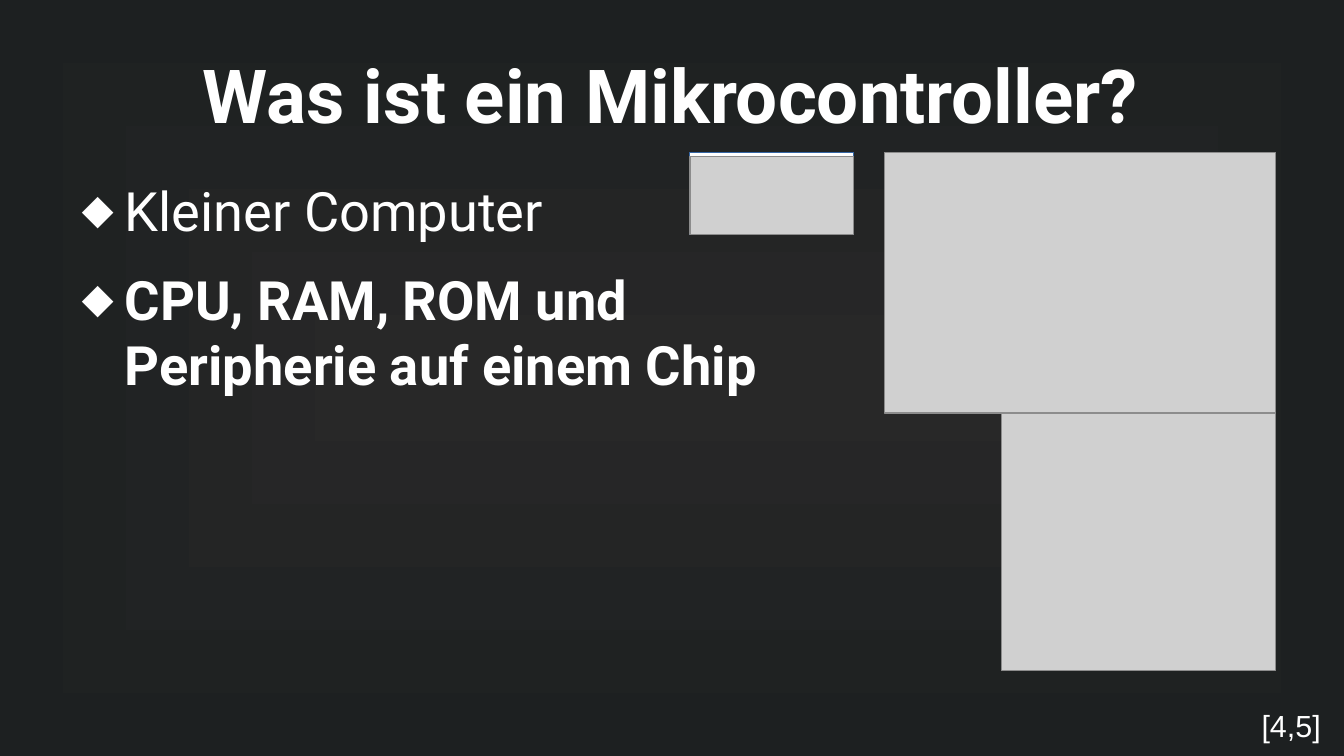
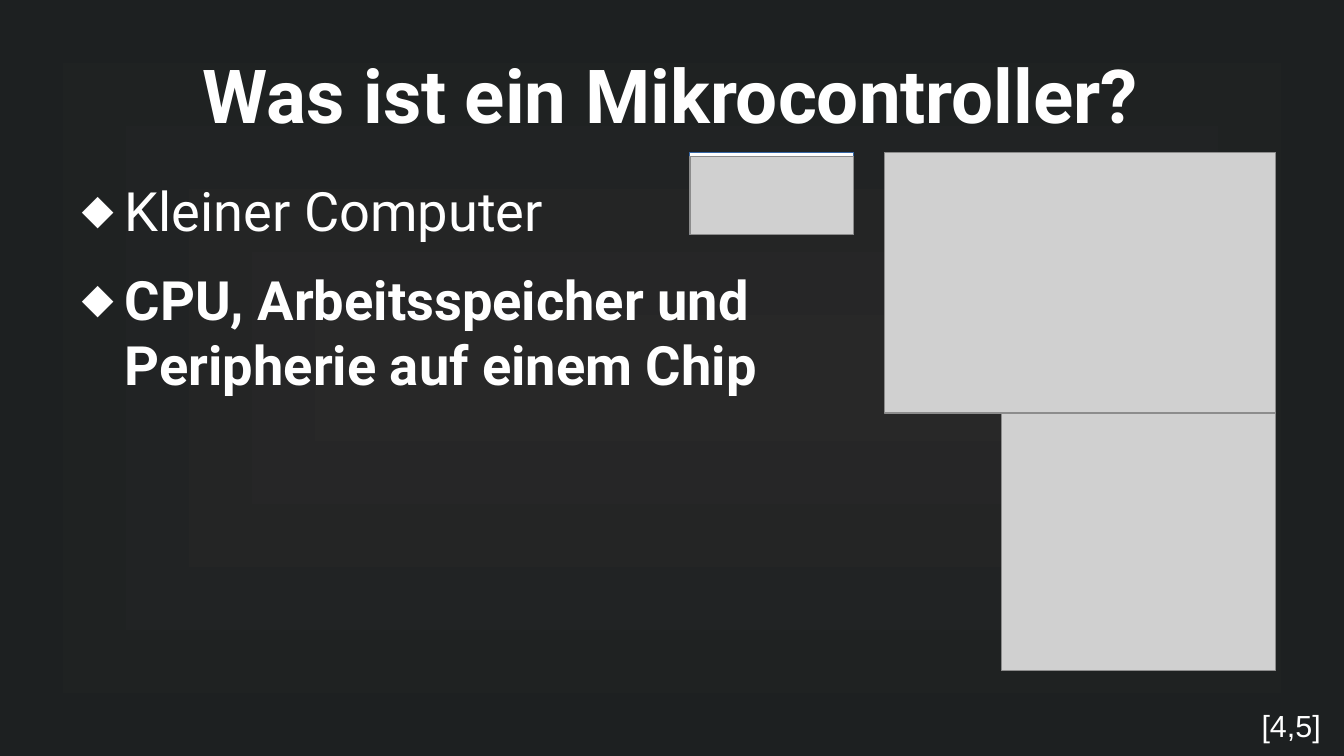
Before and after one commit to MuffinKran24/IMP_GFS, a slide deck: slide 5 of Mikrocontroller_GFS.odp (slide 4 before the commit). Drawn at 1344x756 pixels with LibreOffice and Linux fonts; fonts in the diff are those of the drawing; grey boxes stand for pictures. Boxes give left, top, right and bottom in pixels: in the first picture for what was removed or moved away, otherwise in the second. Text is boxed around its words. In the diff, an @@ line names an element or a change of style, - is before the commit and + after.

```diff
--- a/Mikrocontroller_GFS.odp
+++ b/Mikrocontroller_GFS.odp
@@ text at [125, 279, 757, 396]: text changed @@
-⬥ CPU, RAM, ROM und Peripherie auf einem Chip
+⬥ CPU, Arbeitsspeicher und Peripherie auf einem Chip
```
Also in this commit, not shown: 2 slides added, 1 slide removed, 46 other files.
